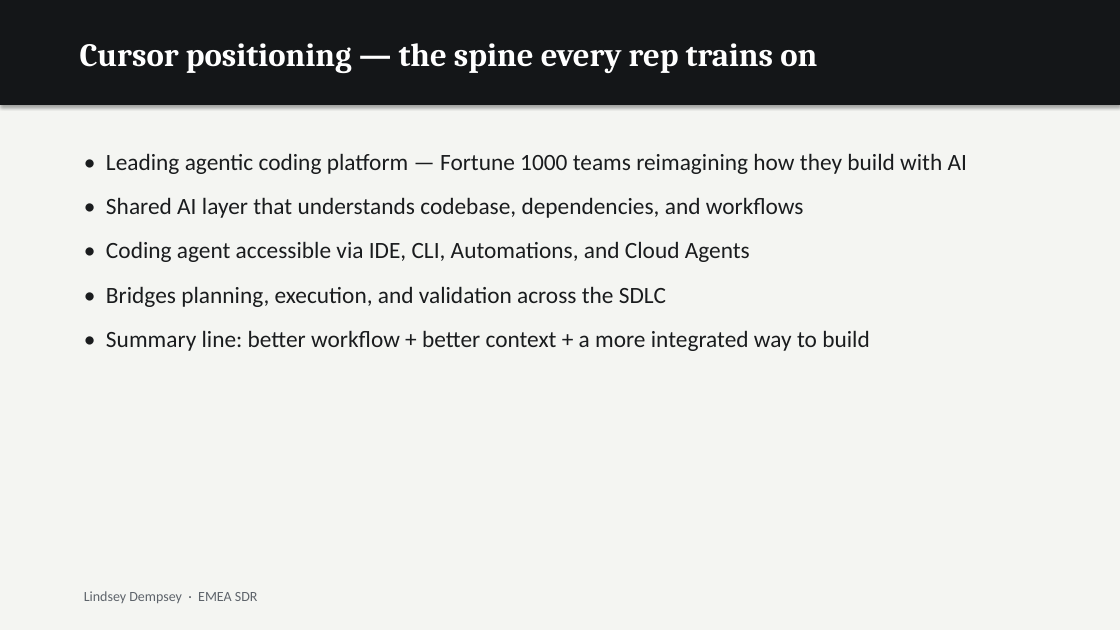
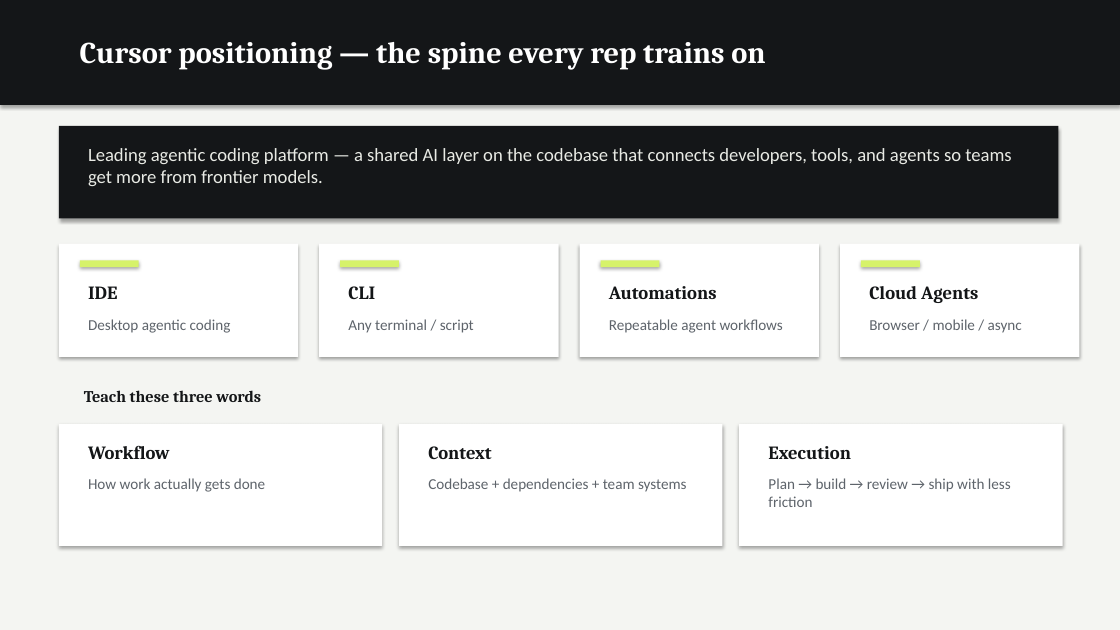
Before and after one commit to dempseli01-stack/lindsey, a slide deck: slide 9 of Lindsey_Presentation.pptx. Drawn at 1120x630 pixels with LibreOffice and Linux fonts; fonts in the diff are those of the drawing. Boxes give left, top, right and bottom in pixels: in the first picture for what was removed or moved away, otherwise in the second. Text is boxed around its words. In the diff, an @@ line names an element or a change of style, - is before the commit and + after.

```diff
--- a/Lindsey_Presentation.pptx
+++ b/Lindsey_Presentation.pptx
@@ text "Cursor positioning — the spine ..." at box(80, 42, 765, 70): size 28 to 26 pt @@
@@ rectangle added at box(59, 126, 1059, 218), fill #141618 @@
@@ text added at box(88, 148, 1011, 186), 16 pt, text #E8EAE4 @@
+Leading agentic coding platform — a shared AI layer on the codebase that connects developers, tools, and agents so teams get more from frontier models.
@@ text removed at box(106, 153, 967, 351) @@
-• Leading agentic coding platform — Fortune 1000 teams reimagining how they build with AI
-• Shared AI layer that understands codebase, dependencies, and workflows
-• Coding agent accessible via IDE, CLI, Automations, and Cloud Agents
-• Bridges planning, execution, and validation across the SDLC
-• Summary line: better workflow + better context + a more integrated way to build
@@ rectangle added at box(59, 244, 298, 357), fill #FFFFFF @@
@@ rectangle added at box(80, 260, 139, 267), fill #D6F26A @@
@@ rectangle added at box(319, 244, 559, 357), fill #FFFFFF @@
@@ rectangle added at box(340, 260, 399, 267), fill #D6F26A @@
@@ rectangle added at box(580, 244, 819, 357), fill #FFFFFF @@
@@ rectangle added at box(601, 260, 660, 267), fill #D6F26A @@
@@ rectangle added at box(840, 244, 1080, 357), fill #FFFFFF @@
@@ rectangle added at box(861, 260, 920, 267), fill #D6F26A @@
@@ text added at box(88, 286, 117, 299), 16 pt, text #141618, bold @@
+IDE
@@ text added at box(348, 286, 375, 299), 16 pt, text #141618, bold @@
+CLI
@@ text added at box(609, 286, 717, 299), 16 pt, text #141618, bold @@
+Automations
@@ text added at box(869, 286, 978, 303), 16 pt, text #141618, bold @@
+Cloud Agents
@@ text added at box(88, 319, 231, 333), 13 pt, text #5E646B @@
+Desktop agentic coding
@@ text added at box(348, 319, 474, 333), 13 pt, text #5E646B @@
+Any terminal / script
@@ text added at box(609, 319, 783, 333), 13 pt, text #5E646B @@
+Repeatable agent workflows
@@ text added at box(869, 319, 1022, 333), 13 pt, text #5E646B @@
+Browser / mobile / async
@@ text added at box(84, 390, 261, 402), 14 pt, text #141618, bold @@
+Teach these three words
@@ rectangle added at box(59, 424, 382, 546), fill #FFFFFF @@
@@ text added at box(88, 445, 170, 459), 16 pt, text #141618, bold @@
+Workflow
@@ rectangle added at box(399, 424, 723, 546), fill #FFFFFF @@
@@ text added at box(428, 446, 491, 459), 16 pt, text #141618, bold @@
+Context
@@ rectangle added at box(739, 424, 1063, 546), fill #FFFFFF @@
@@ text added at box(768, 446, 851, 459), 16 pt, text #141618, bold @@
+Execution
@@ text added at box(88, 478, 265, 492), 13 pt, text #5E646B @@
+How work actually gets done
@@ text added at box(428, 478, 687, 492), 13 pt, text #5E646B @@
+Codebase + dependencies + team systems
@@ text added at box(768, 478, 1011, 507), 13 pt, text #5E646B @@
+Plan → build → review → ship with less friction
@@ text removed at box(84, 591, 258, 603) @@
-Lindsey Dempsey · EMEA SDR
```
Also in this commit, not shown: 20 other slides changed, 2 other files.
